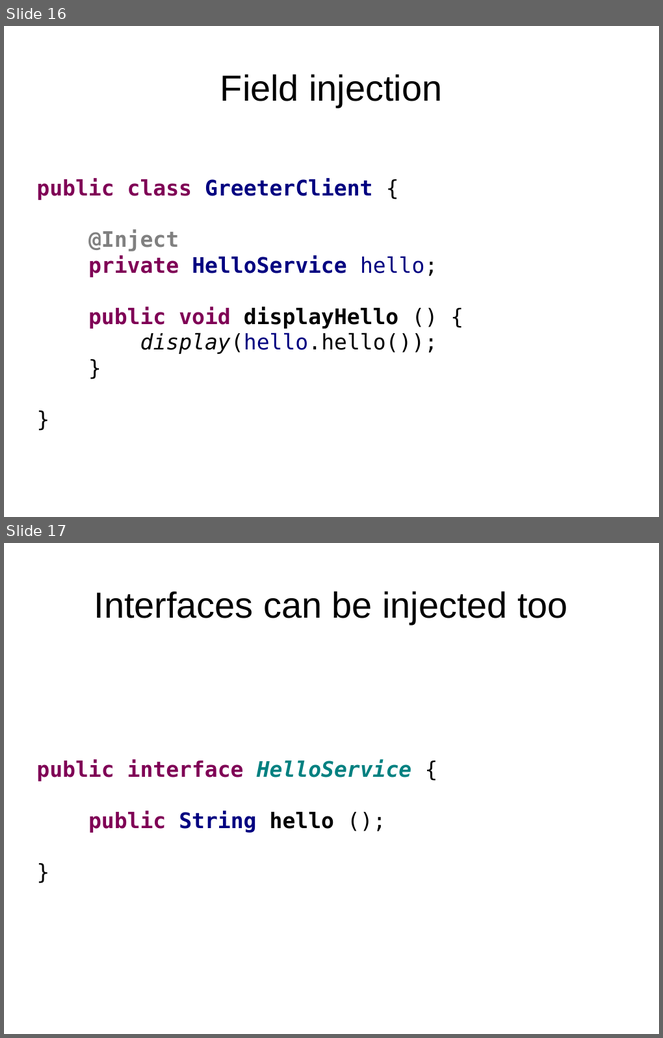
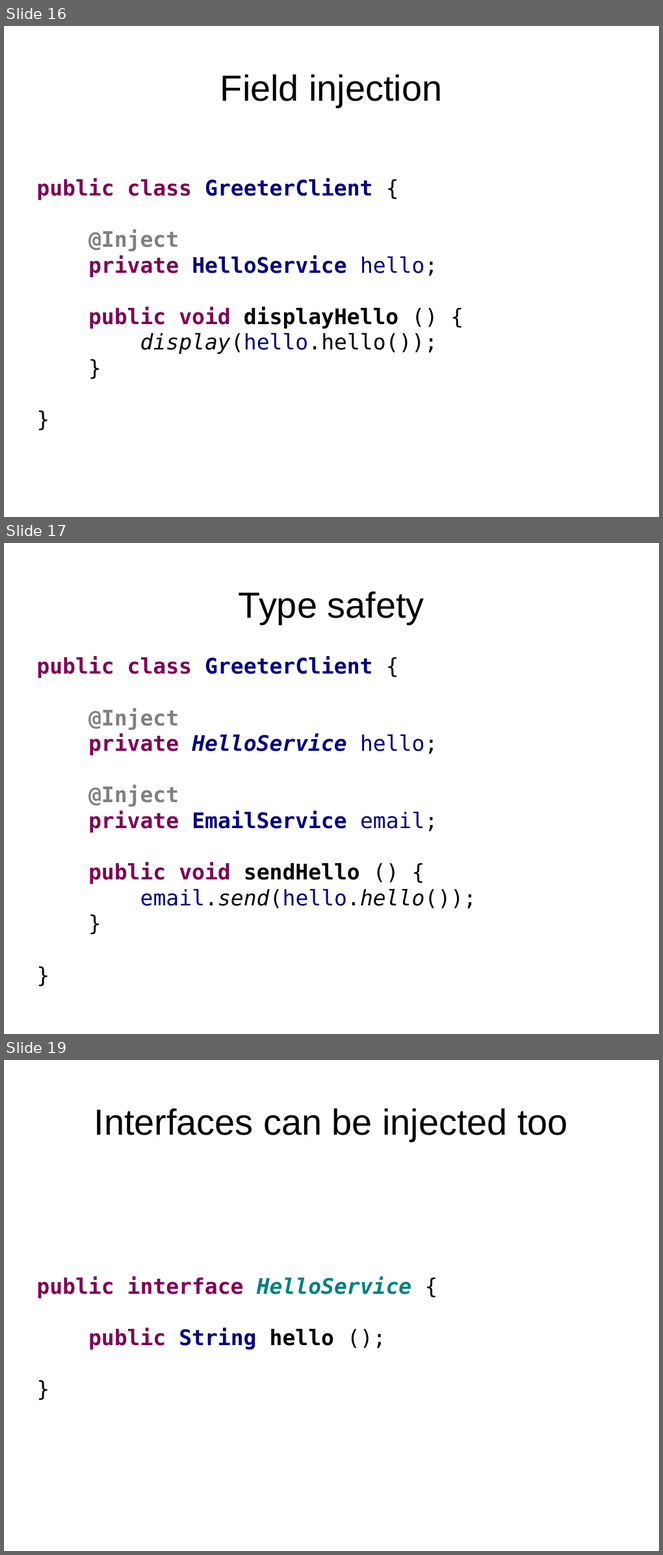
Before and after one commit to FrigoCoder/CDI, a slide deck: CDI.odp. Shown one above the other, each under a label of ours: slides 16 and 17 before the commit, slides 16, 17 and 19 after it; the slides between them are not shown. The pictures are 663x1038 and 663x1555 pixels, drawn with LibreOffice and Linux fonts; fonts in the diff are those of the drawing. Boxes give left, top, right and bottom in pixels: in the first picture for what was removed or moved away, otherwise in the second. Text is boxed around its words. In the diff, an @@ line names an element or a change of style, - is before the commit and + after.

```diff
--- a/CDI.odp
+++ b/CDI.odp
@@ slide 17 added at [4, 543, 659, 1034], background #FFFFFF @@
@@ title added at [239, 591, 425, 624], 44 pt, text #000000 @@
+Type safety
@@ text added at [36, 656, 477, 909], 26 pt, text #000080, bold @@
+public class GreeterClient {
+@Inject
+private HelloService hello;
+@Inject
+private EmailService email;
+public void sendHello () {
+email.send(hello.hello());
+}
+}
@@ what was slide 17 is now slide 19 @@
```
Also in this commit, not shown: 1 slide changed, 5 other slides added, 9 other files.
